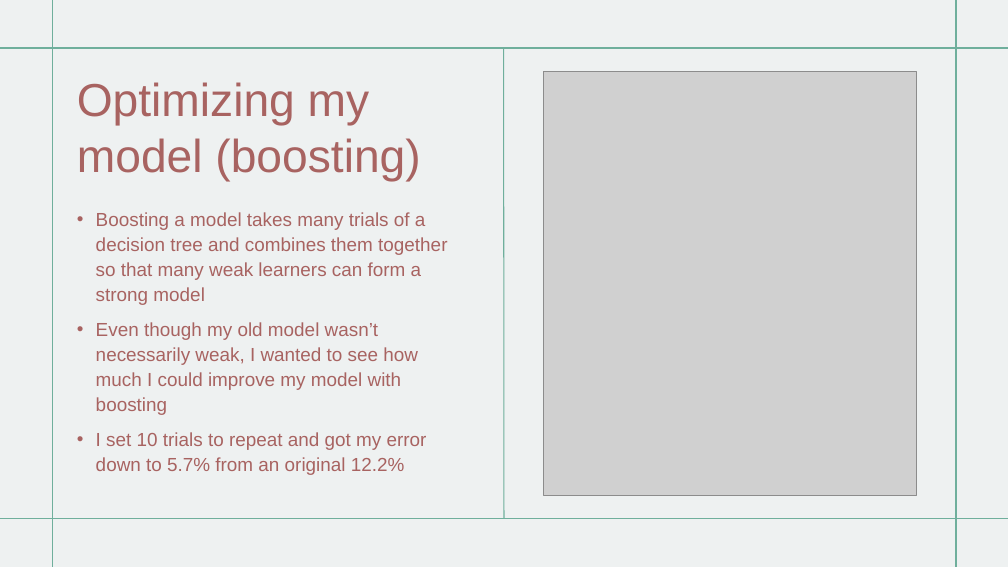
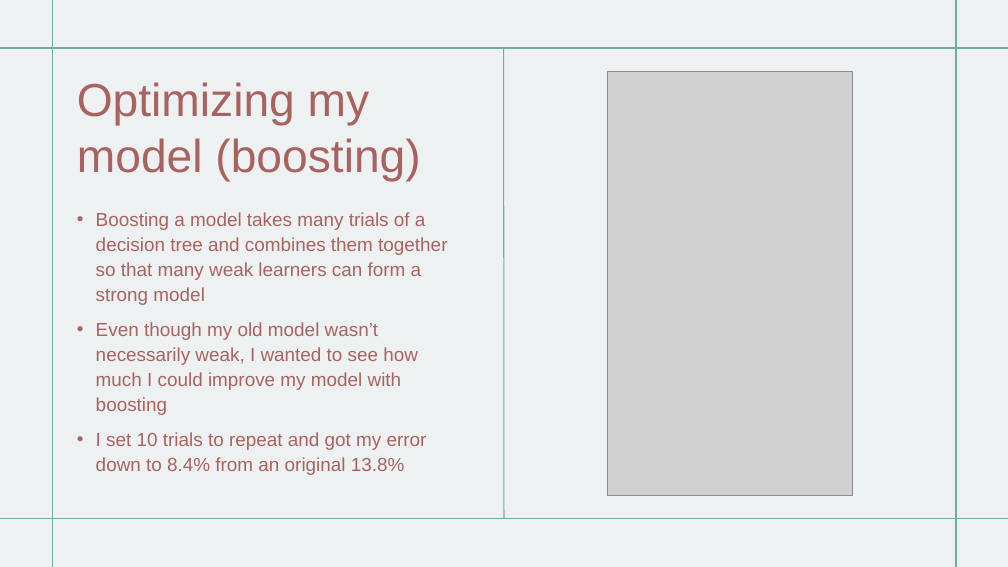
Before and after one commit to seescoto/cds403_term_project, a slide deck: slide 9 of Term Project.pptx. Drawn at 1008x567 pixels with LibreOffice and Linux fonts; fonts in the diff are those of the drawing; grey boxes stand for pictures. Boxes give left, top, right and bottom in pixels: in the first picture for what was removed or moved away, otherwise in the second. Text is boxed around its words. In the diff, an @@ line names an element or a change of style, - is before the commit and + after.

```diff
--- a/Term Project.pptx
+++ b/Term Project.pptx
@@ picture: place and size @@
-picture at box(543, 72, 917, 495)
+picture at box(608, 72, 852, 495)
@@ text at box(96, 432, 427, 475): text changed @@
-• I set 10 trials to repeat and got my error down to 5.7% from an original 12.2%
+• I set 10 trials to repeat and got my error down to 8.4% from an original 13.8%
```
Also in this commit, not shown: 5 other slides changed, 4 other files.
